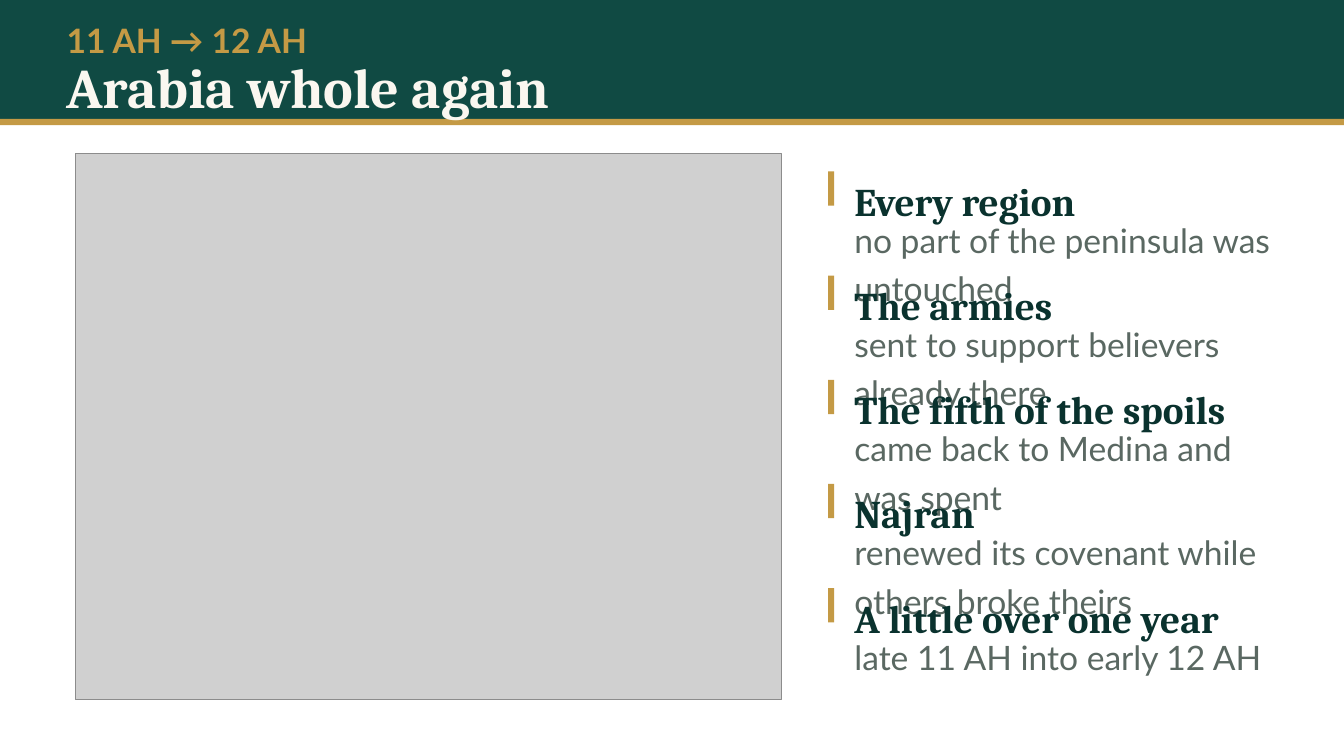
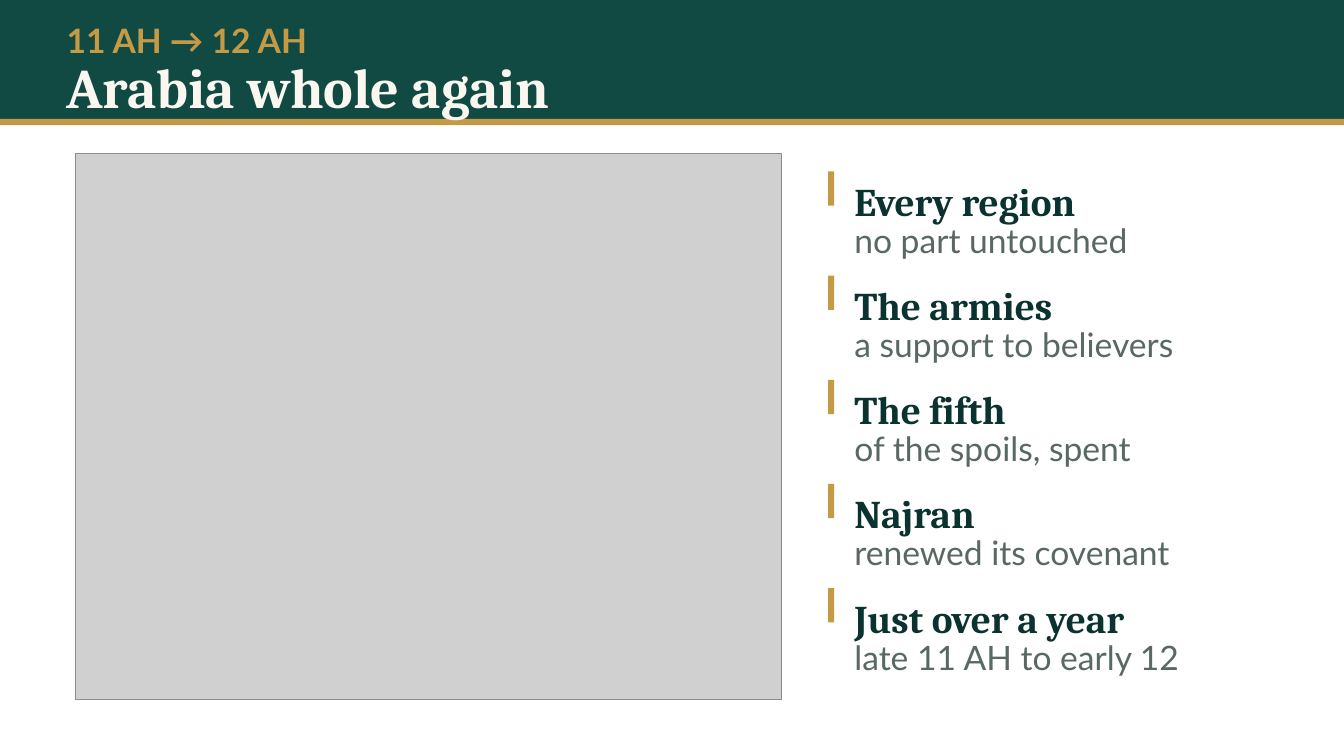
Before and after one commit to daniyalyasin93/2026SeptemberIslamicHistoryClass, a slide deck: slide 73 of L02_baarah_saal/L02.pptx (slide 38 before the commit). Drawn at 1344x756 pixels with LibreOffice and Linux fonts; fonts in the diff are those of the drawing; grey boxes stand for pictures. Boxes give left, top, right and bottom in pixels: in the first picture for what was removed or moved away, otherwise in the second. Text is boxed around its words. In the diff, an @@ line names an element or a change of style, - is before the commit and + after.

```diff
--- a/L02_baarah_saal/L02.pptx
+++ b/L02_baarah_saal/L02.pptx
@@ text at (854,224,1127,259): text changed @@
-no part of the peninsula was untouched
+no part untouched
@@ text at (854,332,1173,363): text changed @@
-sent to support believers already there
+a support to believers
@@ text at (854,396,1005,425): text changed @@
-The fifth of the spoils
+The fifth
@@ text at (854,436,1131,467): text changed @@
-came back to Medina and was spent
+of the spoils, spent
@@ text at (854,540,1170,565): text changed @@
-renewed its covenant while others broke theirs
+renewed its covenant
@@ text at (854,607,1125,642): text changed @@
-A little over one year
+Just over a year
@@ text at (854,641,1179,676): text changed @@
-late 11 AH into early 12 AH
+late 11 AH to early 12
```
Also in this commit, not shown: 44 other slides changed, 37 slides added, 17 other files.
